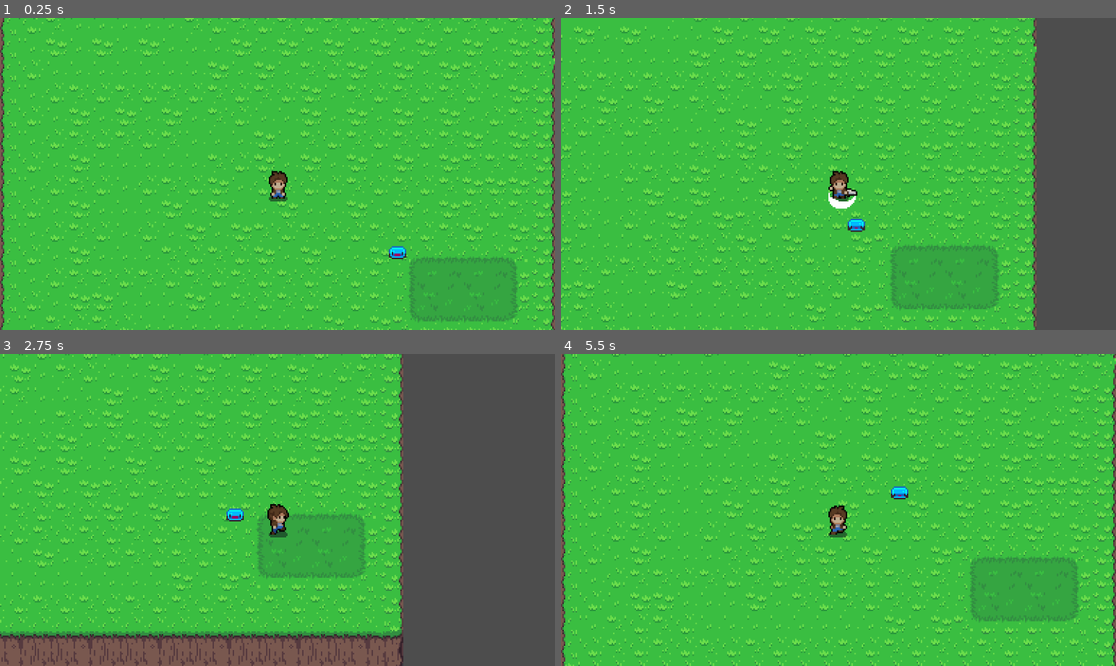
Above: before the commit, frames 1-4 (two rows, left to right).
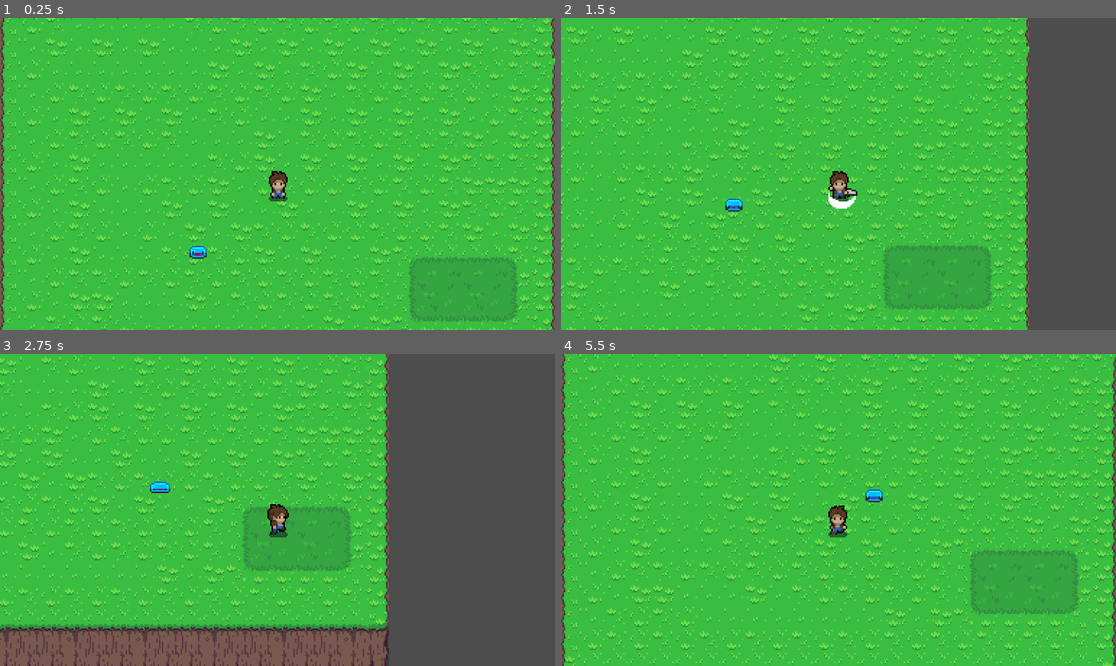
Above: after the commit, the same moments.

Repository: D4v11d/Necrocat
Game: Godot game, scene res://Scenes/main.tscn
The game is run twice, just before and just after one commit, with the same random seed, the same clock (stepped at 60 frames per second) and the same inputs.
Inputs:
- Up to frame 1 (0.25 s): no input
- Up to frame 2 (1.5 s): hold D (move_right) 0.53-1.28 s; tap Space (attack) at 0.6, 1.35 s; hold S (move_down) from 1.28 s (still down)
- Up to frame 3 (2.75 s): release S (move_down) at 2.03 s; hold D (move_right) from 2.03 s (still down); tap Space (attack) at 2.1 s
- Up to frame 4 (5.5 s): release D (move_right) at 2.78 s; hold W (move_up) 2.78-3.53 s; tap Space (attack) every 0.75 s from 2.85 to 5.1 s; hold A (move_left) 3.53-5.03 s; hold S (move_down) from 5.03 s (still down)

The runs differ from the first frame. In frame 1, 0.2% of the frame differs, in the area x 34-74%, y 73-78%; in frame 2, 19%; in frame 3, 22%; in frame 4, 23%, in the area x 0-100%, y 0-100%.

Commit message:
adjust hitboxes offset

Diff:
--- a/Scenes/main.tscn
+++ b/Scenes/main.tscn
@@ -1093,7 +1093,7 @@
 tile_set = SubResource("TileSet_8v1aj")
 
 [node name="SlimeEnemy" parent="." instance=ExtResource("3_k5b10")]
-position = Vector2(83, 49)
+position = Vector2(-62, 55)
 
 [node name="Player" parent="." instance=ExtResource("2_gaflk")]
 
--- a/Scenes/player.tscn
+++ b/Scenes/player.tscn
@@ -391,10 +391,10 @@
 radius = 3.0
 
 [sub_resource type="RectangleShape2D" id="RectangleShape2D_1fjel"]
-size = Vector2(26, 14)
+size = Vector2(22, 13)
 
 [sub_resource type="RectangleShape2D" id="RectangleShape2D_wsmjb"]
-size = Vector2(27, 16)
+size = Vector2(24, 14)
 
 [node name="Player" type="CharacterBody2D"]
 script = ExtResource("1_bnl8f")
@@ -402,8 +402,9 @@
 [node name="AnimatedSprite2D" type="AnimatedSprite2D" parent="."]
 texture_filter = 1
 sprite_frames = SubResource("SpriteFrames_4s2oa")
-animation = &"attack_side"
+animation = &"attack_back"
 autoplay = "idle_front"
+frame_progress = 0.623112
 
 [node name="CollisionShape2D" type="CollisionShape2D" parent="."]
 position = Vector2(0, 14)
@@ -412,18 +413,18 @@
 [node name="VerticalAttackHitbox" type="Area2D" parent="."]
 
 [node name="CollisionShape2D" type="CollisionShape2D" parent="VerticalAttackHitbox"]
-position = Vector2(3, 18)
+position = Vector2(2, 17.5)
 shape = SubResource("RectangleShape2D_1fjel")
 
 [node name="HorizontalAttackHitbox" type="Area2D" parent="."]
 
 [node name="CollisionShape2D" type="CollisionShape2D" parent="HorizontalAttackHitbox"]
-position = Vector2(6.5, 14)
+position = Vector2(7, 14)
 shape = SubResource("RectangleShape2D_wsmjb")
 debug_color = Color(0.725745, 0.590853, 0.0707804, 0.42)
 
 [node name="AttackTimer" type="Timer" parent="."]
-wait_time = 0.2
+wait_time = 0.15
 one_shot = true
 
 [connection signal="body_entered" from="VerticalAttackHitbox" to="." method="_on_vertical_attack_hitbox_body_entered"]
--- a/Scenes/slime_enemy.tscn
+++ b/Scenes/slime_enemy.tscn
@@ -68,6 +68,7 @@
 sprite_frames = SubResource("SpriteFrames_hto71")
 animation = &"idle"
 autoplay = "idle"
+frame_progress = 0.411762
 
 [node name="CollisionShape2D" type="CollisionShape2D" parent="."]
 position = Vector2(0, 6)
--- a/scripts/player_movement.gd
+++ b/scripts/player_movement.gd
@@ -50,14 +50,14 @@
 
 		if last_direction == Vector2.UP:
 			animated_sprite_2d.play("attack_back")
-			activate_hitbox(vertical_hitbox, Vector2(0, -16))
+			activate_hitbox(vertical_hitbox, Vector2(-2, -15))
 		elif last_direction == Vector2.DOWN:
 			animated_sprite_2d.play("attack_front")
-			activate_hitbox(vertical_hitbox, Vector2(0, 16))
+			activate_hitbox(vertical_hitbox, Vector2(0, 0))
 		else:
 			animated_sprite_2d.play("attack_side")
 			animated_sprite_2d.flip_h = last_direction == Vector2.LEFT
-			activate_hitbox(horizontal_hitbox, Vector2(-16 if last_direction == Vector2.LEFT else 16, 0))
+			activate_hitbox(horizontal_hitbox, Vector2(-14 if last_direction == Vector2.LEFT else 0, 0))
 
 		attack_timer.start()
 
Not shown: 1 places in Scenes/player.tscn that only renumber resources
Not shown: 1 places in Scenes/slime_enemy.tscn that only renumber resources
